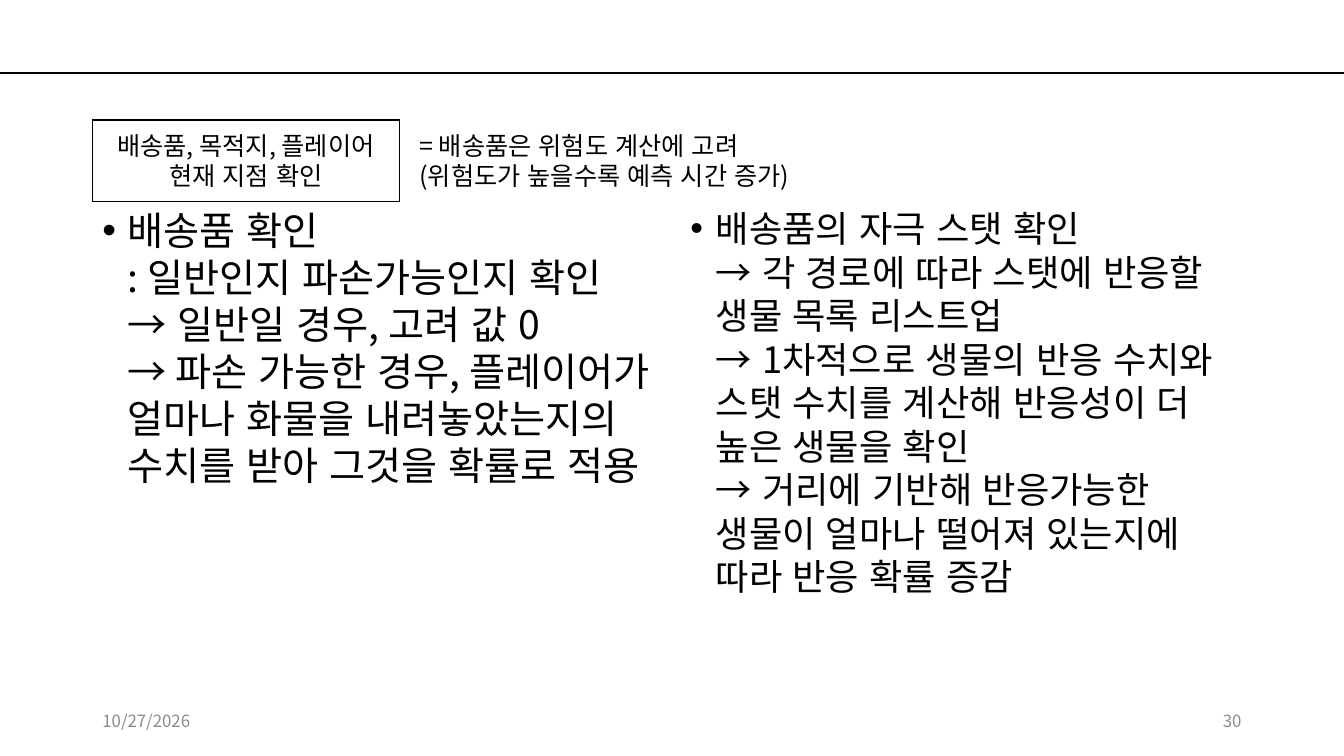
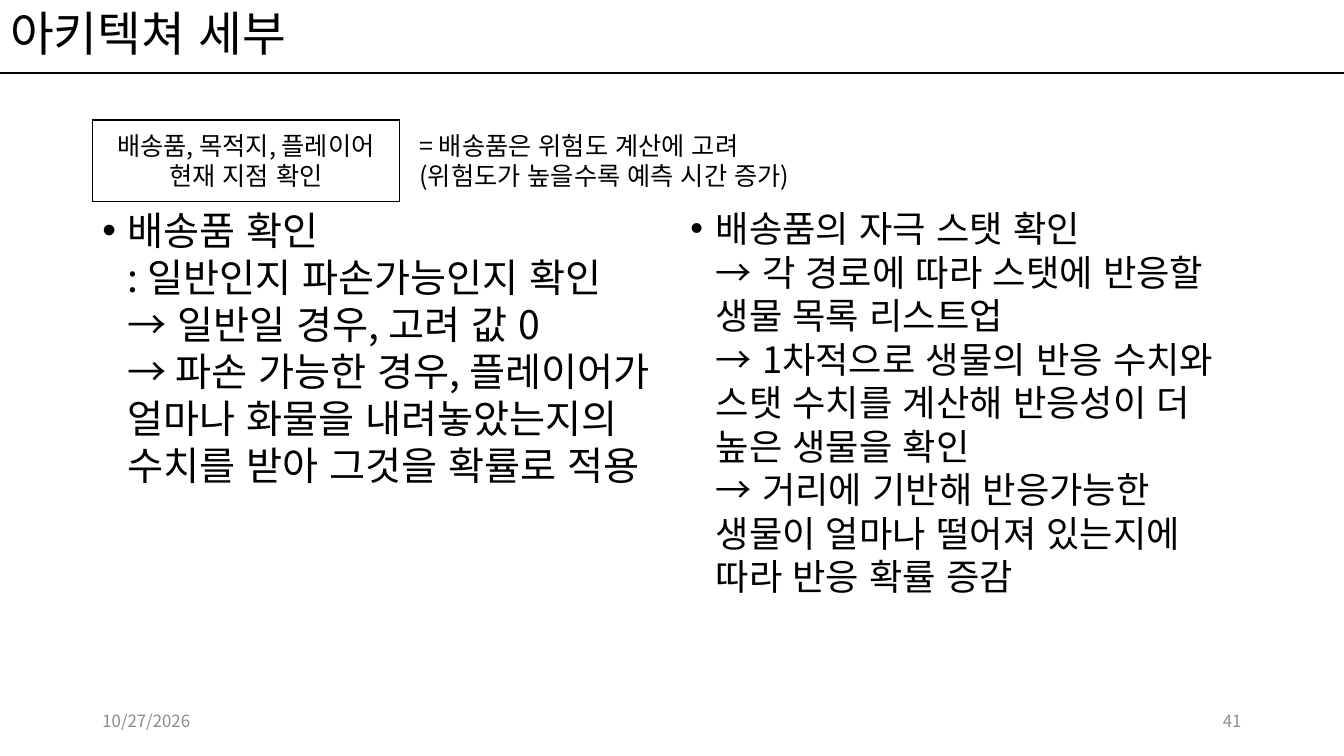
Before and after one commit to kwakyerin/2026_Graduation_Project, a slide deck: slide 41 of documents/HyunahKwon/design/designing/for_teammates/배트와 달트_기획.pptx (slide 30 before the commit). Drawn at 1344x756 pixels with LibreOffice and Linux fonts; fonts in the diff are those of the drawing. Boxes give left, top, right and bottom in pixels: in the first picture for what was removed or moved away, otherwise in the second. Text is boxed around its words. In the diff, an @@ line names an element or a change of style, - is before the commit and + after.

Commit message:
AI아키텍쳐 알고리즘 세부 기획
목적지와 시작점 확인 및 1차 후보지와 경로 거리계산

```diff
--- a/documents/HyunahKwon/design/designing/for_teammates/배트와 달트_기획.pptx
+++ b/documents/HyunahKwon/design/designing/for_teammates/배트와 달트_기획.pptx
@@ title added at box(10, 11, 286, 55), 34 pt, text #000000 @@
+아키텍쳐 세부
@@ page number at box(1223, 715, 1242, 727): text changed @@
-30
+41
```
Also in this commit, not shown: 4 other slides changed, 12 slides added.
